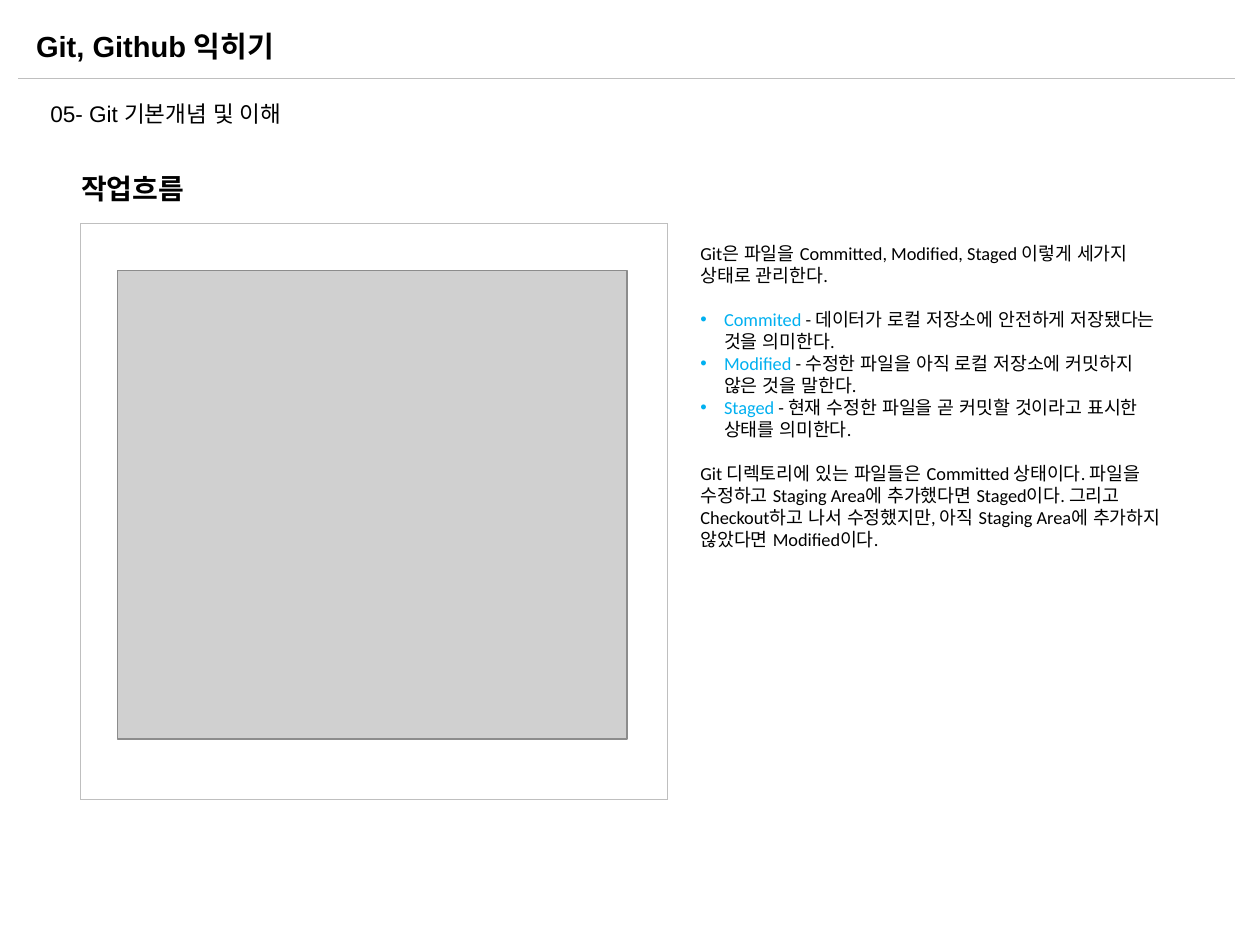
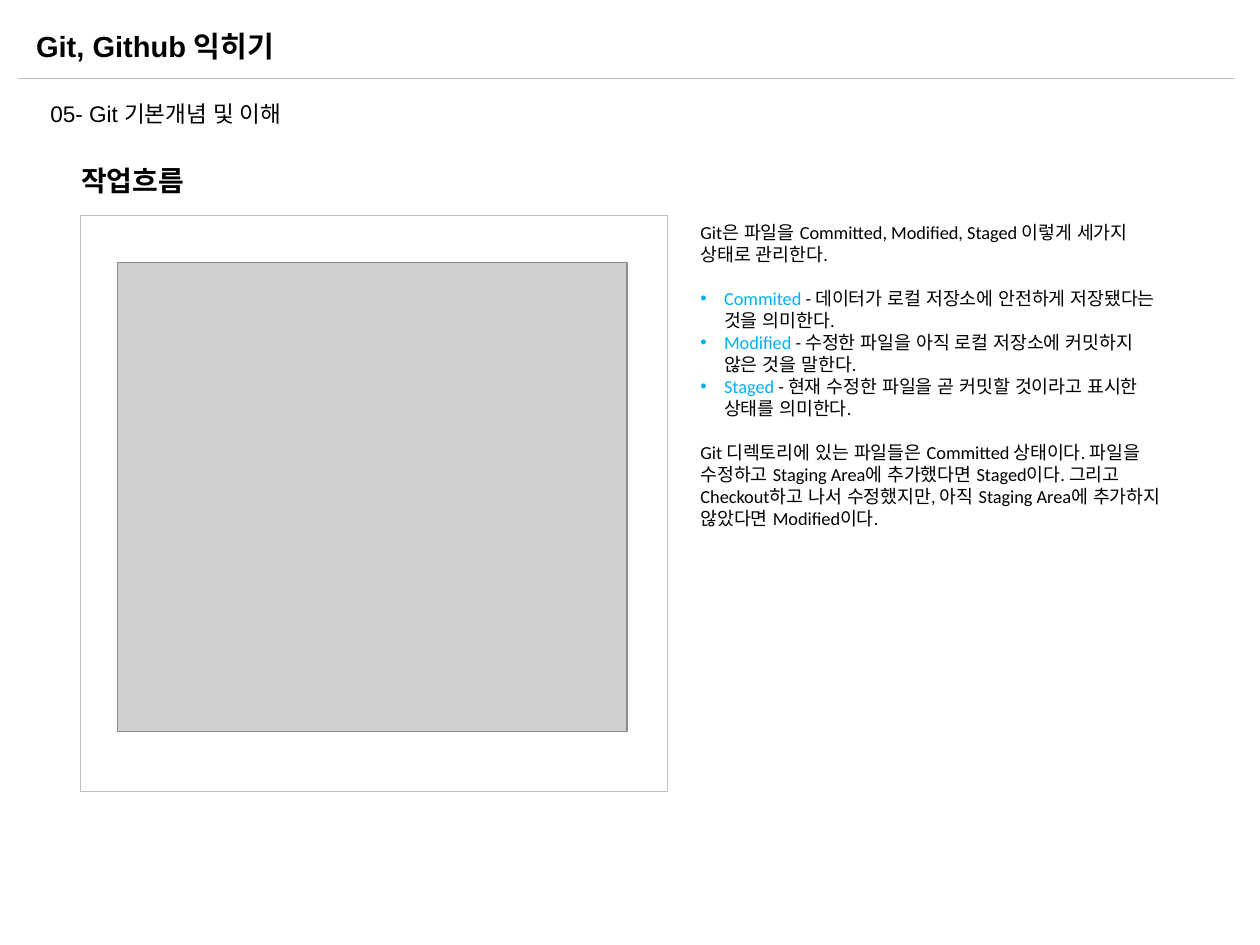
Before and after one commit to sabin21/NodeJS_Workflow_Study, a slide deck: slide 8 of CH00_Git_Github.pptx (slide 7 before the commit). Drawn at 1260x945 pixels with LibreOffice and Linux fonts; fonts in the diff are those of the drawing; grey boxes stand for pictures. Boxes give left, top, right and bottom in pixels: in the first picture for what was removed or moved away, otherwise in the second. Text is boxed around its words. In the diff, an @@ line names an element or a change of style, - is before the commit and + after.

Commit message:
Git_Github 파일 수정

```diff
--- a/CH00_Git_Github.pptx
+++ b/CH00_Git_Github.pptx
@@ 1 picture, 1 text, 1 rectangle: place and size @@
-1 picture, 1 text, 1 rectangle at box(81, 175, 668, 799)
+1 picture, 1 text, 1 rectangle at box(81, 167, 668, 791)
@@ text "Git은 파일을 Committed, Modified, Staged ...": place and size @@
-text "Git은 파일을 Committed, Modified, Staged ..." at box(700, 244, 1160, 548)
+text "Git은 파일을 Committed, Modified, Staged ..." at box(700, 223, 1160, 527)
```
Also in this commit, not shown: 2 other slides changed, 2 slides added, 1 other file.
